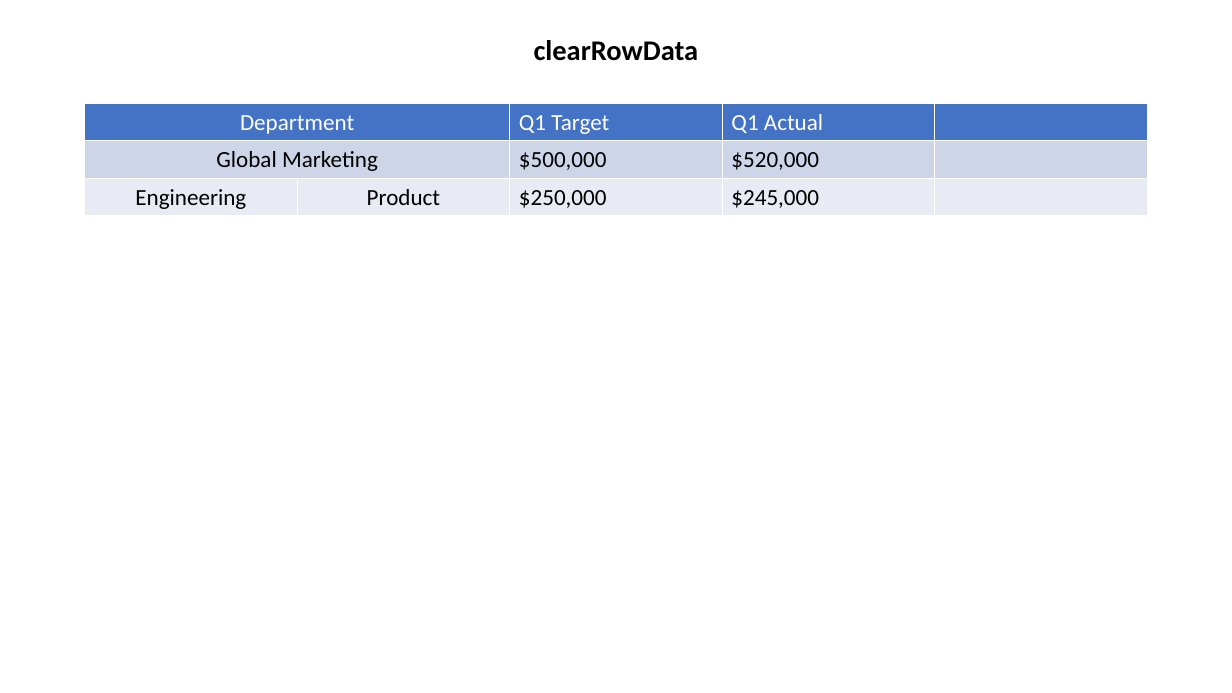
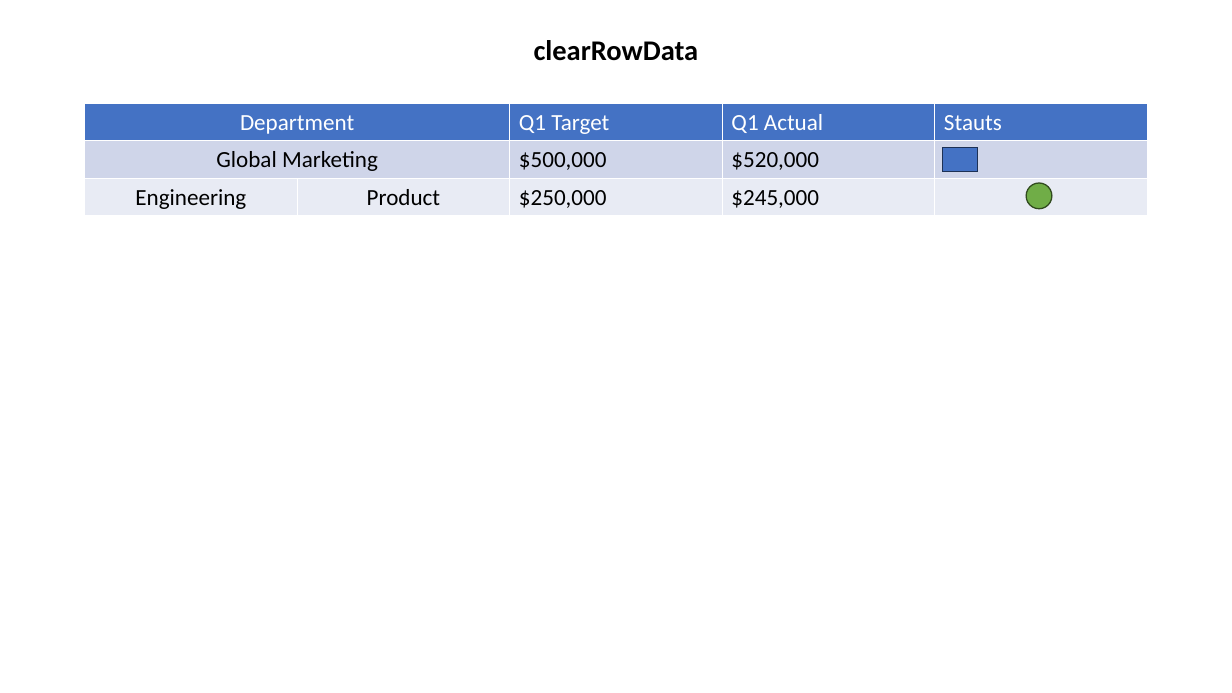
Before and after one commit to jsuyog2/node-pptx-templater, a slide deck: slide 13 of showcase/templates/TablePowerPointSample.pptx. Drawn at 1232x693 pixels with LibreOffice and Linux fonts; fonts in the diff are those of the drawing. Boxes give left, top, right and bottom in pixels: in the first picture for what was removed or moved away, otherwise in the second. Text is boxed around its words. In the diff, an @@ line names an element or a change of style, - is before the commit and + after.

```diff
--- a/showcase/templates/TablePowerPointSample.pptx
+++ b/showcase/templates/TablePowerPointSample.pptx
@@ table at (x1=85, y1=104, x2=1148, y2=216) @@
-row 1, column 5: 
+row 1, column 5: Stauts
@@ rectangle added at (x1=943, y1=148, x2=978, y2=172), fill #4472C4, outline #1E3256 1 pt @@
@@ ellipse added at (x1=1027, y1=183, x2=1053, y2=209), fill #70AD47, outline #314C1F 1 pt @@
```
Also in this commit, not shown: 6 other slides changed, 13 other files.
